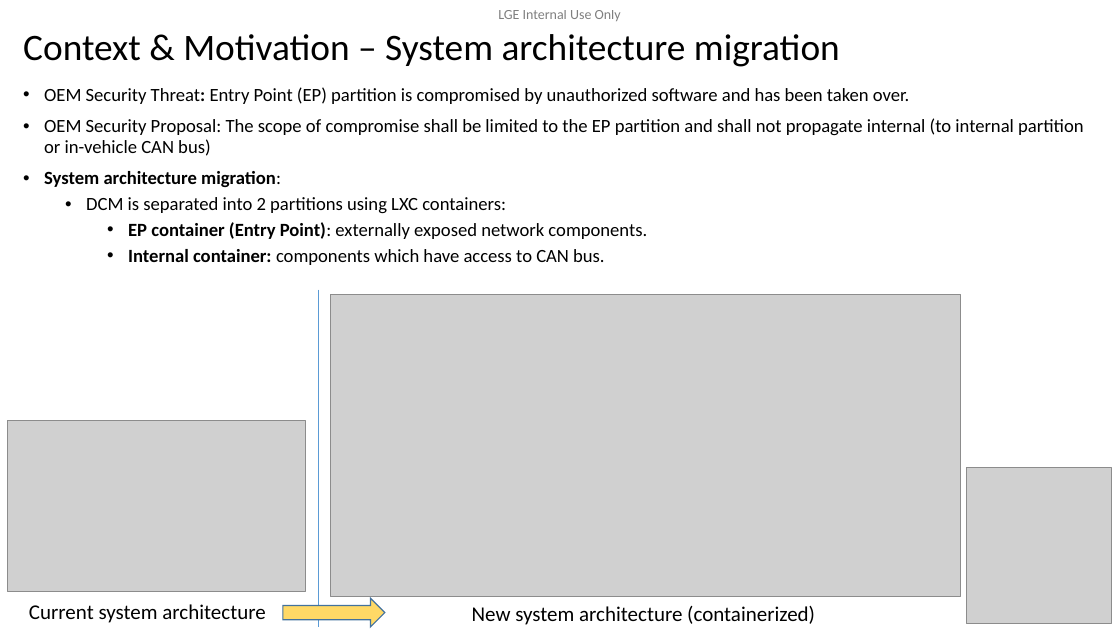
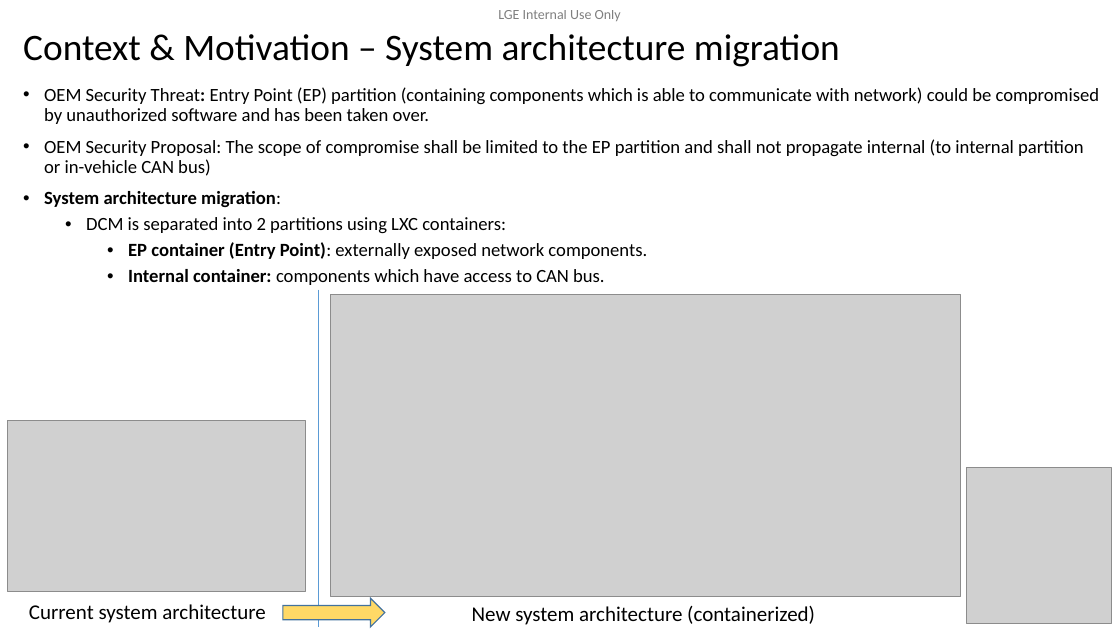
Before and after one commit to btqt/fe, a slide deck: slide 4 of design/FE_phi.vu_Design of Secure Remote Diag on Container Separation Architecture_final.pptx. Drawn at 1120x630 pixels with LibreOffice and Linux fonts; fonts in the diff are those of the drawing; grey boxes stand for pictures; background and template pictures are left out. Boxes give left, top, right and bottom in pixels: in the first picture for what was removed or moved away, otherwise in the second. Text is boxed around its words. In the diff, an @@ line names an element or a change of style, - is before the commit and + after.

```diff
--- a/design/FE_phi.vu_Design of Secure Remote Diag on Container Separation Architecture_final.pptx
+++ b/design/FE_phi.vu_Design of Secure Remote Diag on Container Separation Architecture_final.pptx
@@ text at box(44, 87, 1100, 124): text changed @@
-• OEM Security Threat: Entry Point (EP) partition is compromised by unauthorized software and has been taken over.
+• OEM Security Threat: Entry Point (EP) partition (containing components which is able to communicate with network) could be compromised by unauthorized software and has been taken over.
```
Also in this commit, not shown: 4 other slides changed, 1 other file.
